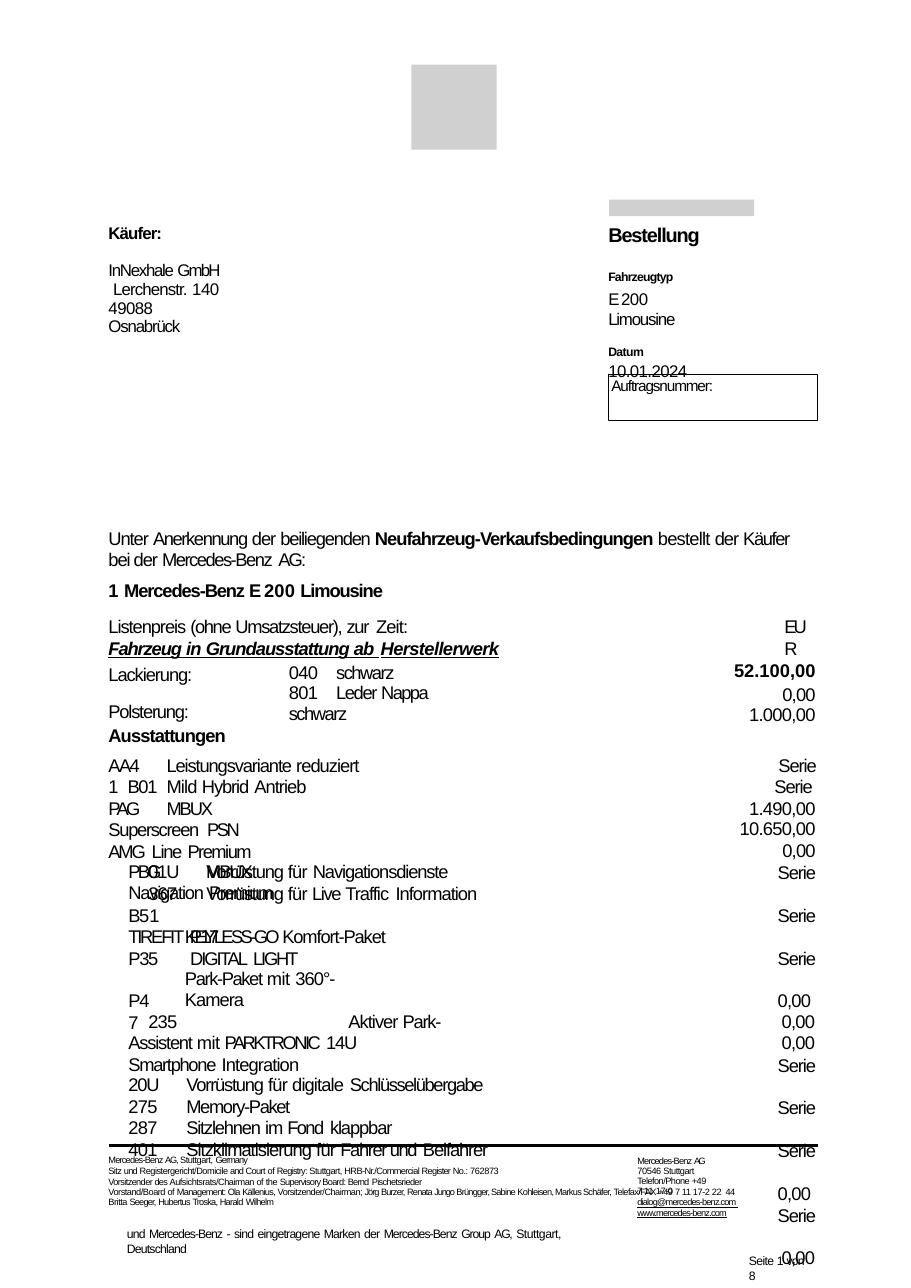
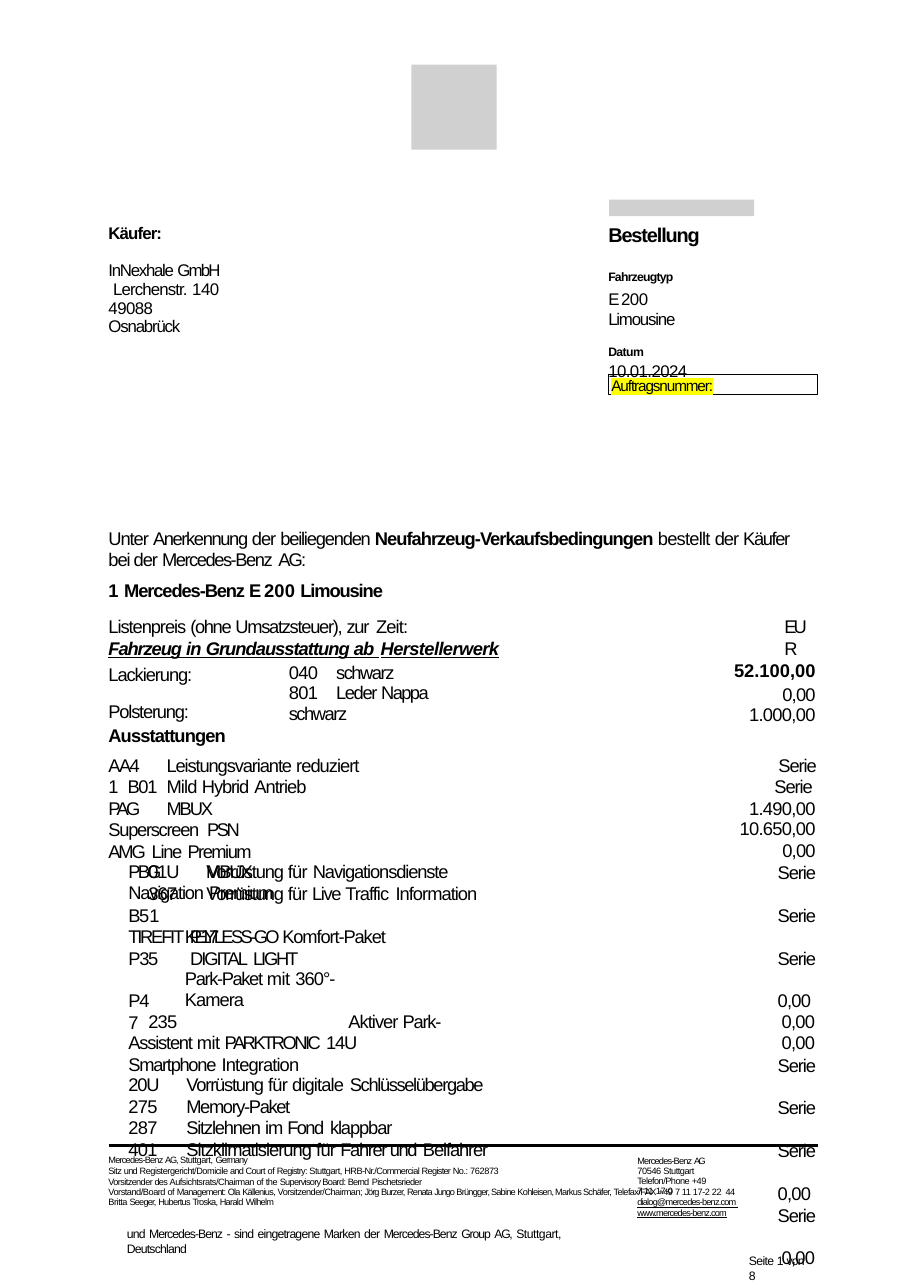
Before and after one commit to wibikimo/First_Public_Test, a slide deck: slide 1 of leere_ppt.pptx. Drawn at 911x1288 pixels with LibreOffice and Linux fonts; fonts in the diff are those of the drawing; grey boxes stand for pictures; background and template pictures are left out. Boxes give left, top, right and bottom in pixels: in the first picture for what was removed or moved away, otherwise in the second. Text is boxed around its words. In the diff, an @@ line names an element or a change of style, - is before the commit and + after.

```diff
--- a/leere_ppt.pptx
+++ b/leere_ppt.pptx
@@ rectangle "Auftragsnummer:": place and size @@
-rectangle "Auftragsnummer:" at <box>608,374,817,420</box>
+rectangle "Auftragsnummer:" at <box>608,374,817,394</box>
@@ rectangle "Auftragsnummer:" at <box>608,374,817,394</box>: highlight none to #FFFF00 @@
```
